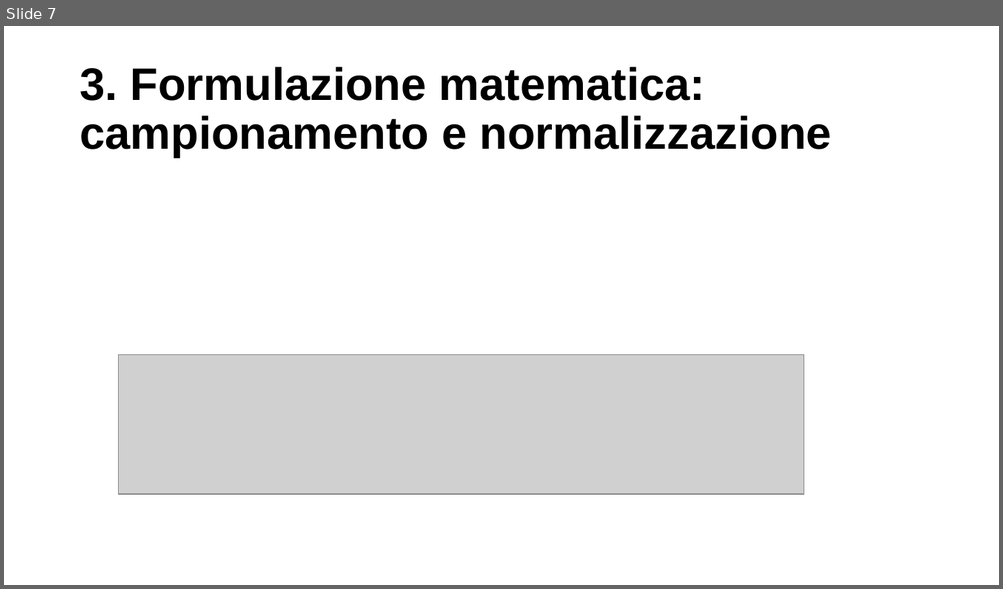
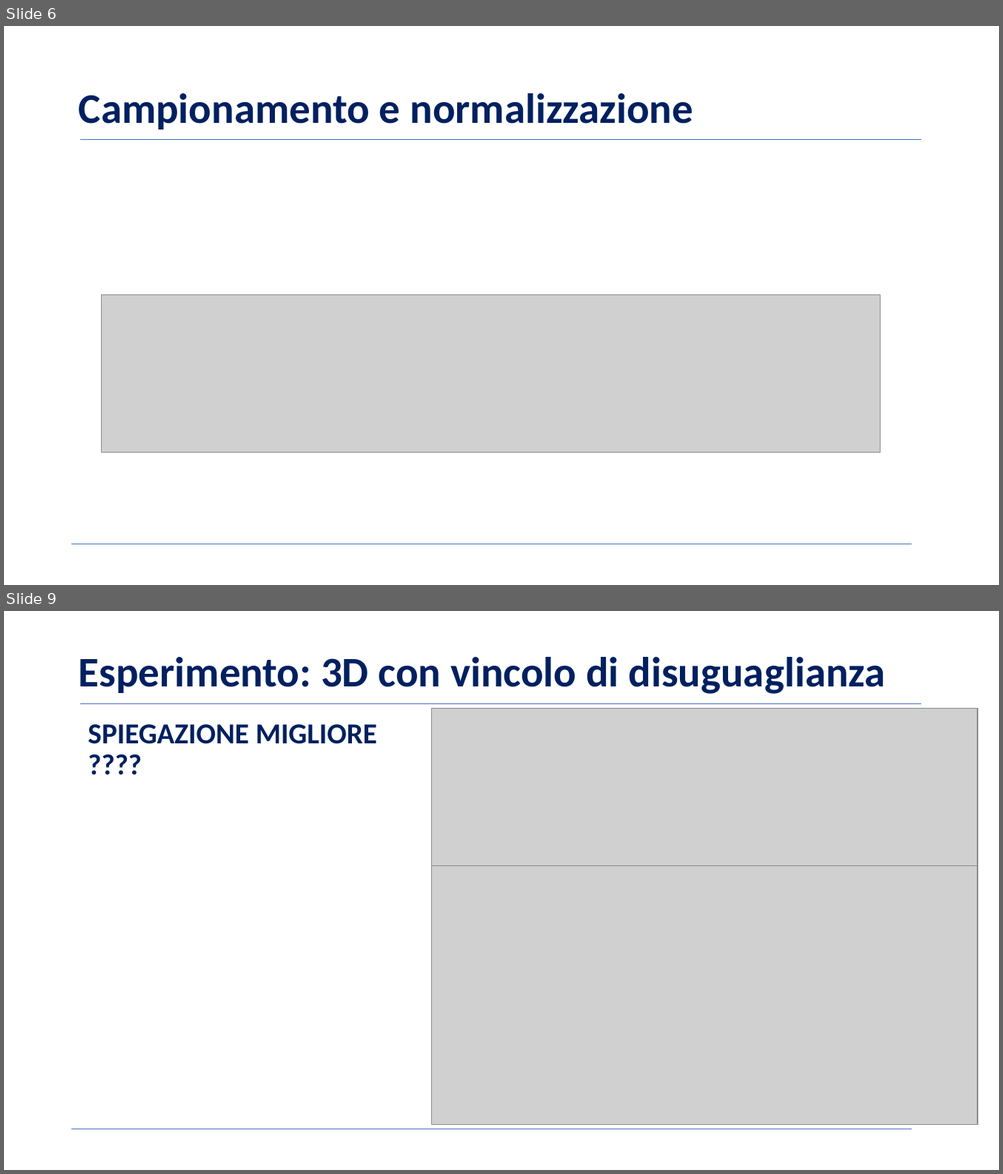
Before and after one commit to BernardoGiordano/NelderMeadMethod, a slide deck: presentazione progetto/Presentazione martone MOTT.pptx. Shown one above the other, each under a label of ours: slide 7 before the commit, slides 6 and 9 after it; the slides between them are not shown. The pictures are 1003x589 and 1003x1174 pixels, drawn with LibreOffice and Linux fonts; fonts in the diff are those of the drawing; grey boxes stand for pictures; background and template pictures are left out. Boxes give left, top, right and bottom in pixels: in the first picture for what was removed or moved away, otherwise in the second. Text is boxed around its words. In the diff, an @@ line names an element or a change of style, - is before the commit and + after.

```diff
--- a/presentazione progetto/Presentazione martone MOTT.pptx
+++ b/presentazione progetto/Presentazione martone MOTT.pptx
@@ slide 9 added at (4,611,999,1170), background picture (left out) @@
@@ text added at (79,657,885,694), 40.7 pt, text #002060, bold @@
+Esperimento: 3D con vincolo di disuguaglianza
@@ line added from (81, 703) to (921, 703), #4472C4 0.5 pt @@
@@ picture added at (432,708,978,875) @@
@@ text added at (88,724,377,744), 28 pt, text #002060, bold @@
+SPIEGAZIONE MIGLIORE ????
@@ picture added at (432,866,978,1125) @@
@@ line added from (71, 1130) to (912, 1130), #4472C4 0.5 pt @@
@@ what was slide 7 is now slide 6 @@
@@ slide 6 changed as well @@
@@ text at (79,93,693,130): text changed; size 44 to 40.7 pt; font Arial to Calibri; text colour #000000 to #002060 @@
-3. Formulazione matematica: campionamento e normalizzazione
+Campionamento e normalizzazione
@@ line added from (81, 139) to (921, 139), #4472C4 0.5 pt @@
@@ picture: place and size @@
-picture at (118,355,804,494)
+picture at (101,295,880,453)
@@ line added from (71, 545) to (912, 545), #4472C4 0.5 pt @@
```
Also in this commit, not shown: 5 other slides changed, 2 other slides added, 4 slides removed.
